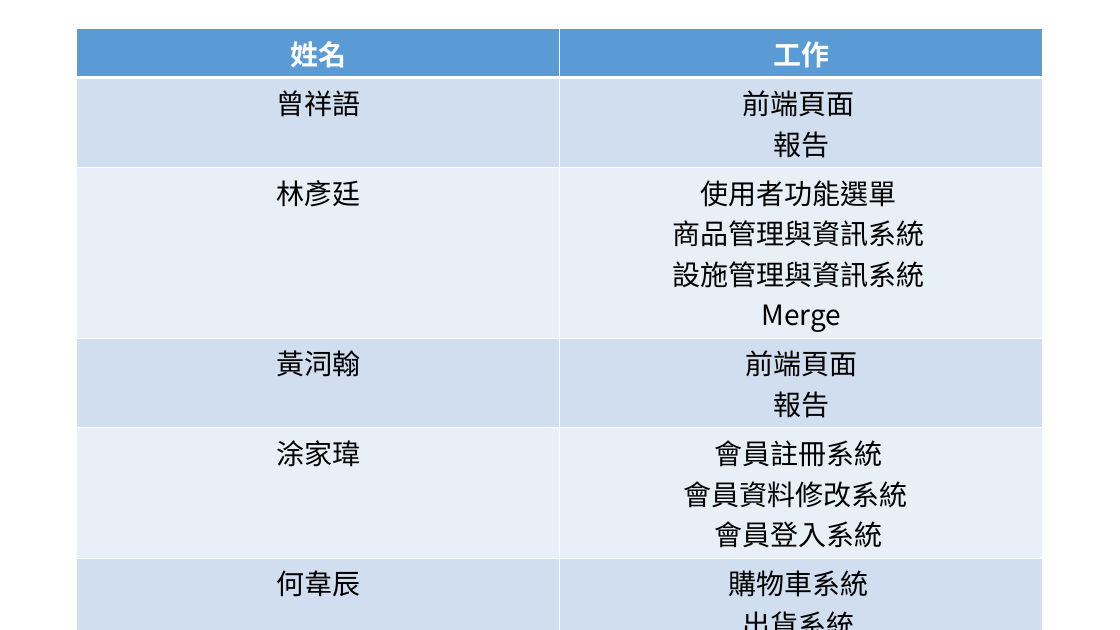
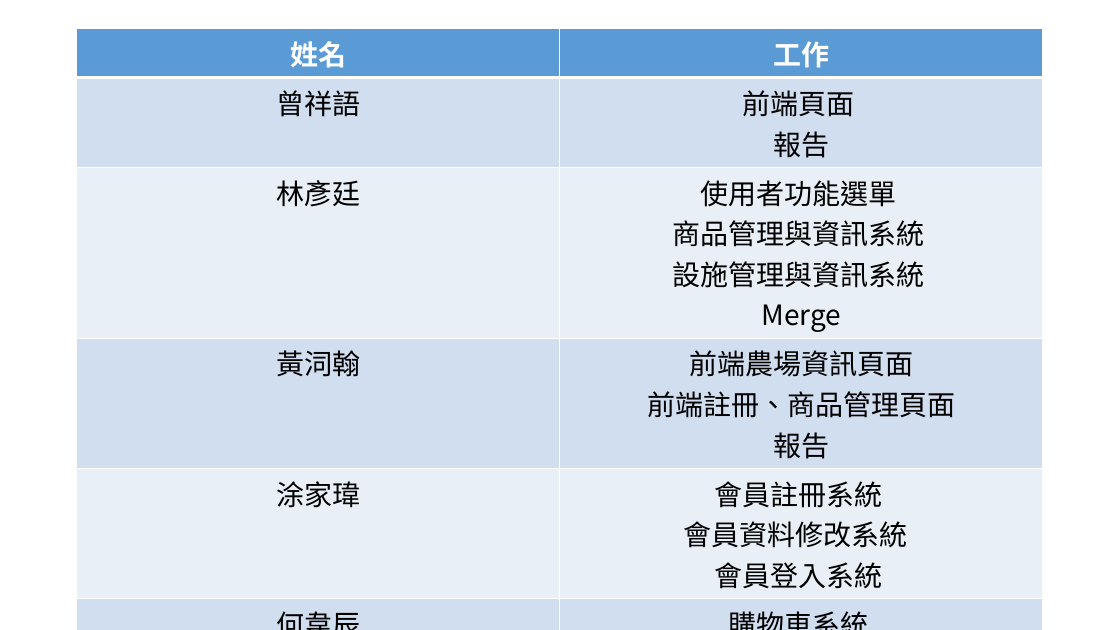
Before and after one commit to asdzxc55888/F2E-Final, a slide deck: slide 13 of 思汗牧場.pptx. Drawn at 1120x630 pixels with LibreOffice and Linux fonts; fonts in the diff are those of the drawing; background and template pictures are left out. Boxes give left, top, right and bottom in pixels: in the first picture for what was removed or moved away, otherwise in the second. Text is boxed around its words. In the diff, an @@ line names an element or a change of style, - is before the commit and + after.

Commit message:
報告分工更新

```diff
--- a/思汗牧場.pptx
+++ b/思汗牧場.pptx
@@ table at (x1=77, y1=29, x2=1044, y2=626) @@
-row 4, column 2: 前端頁面 / 報告
+row 4, column 2: 前端農場資訊頁面 前端註冊、商品管理頁面 / 報告
```
